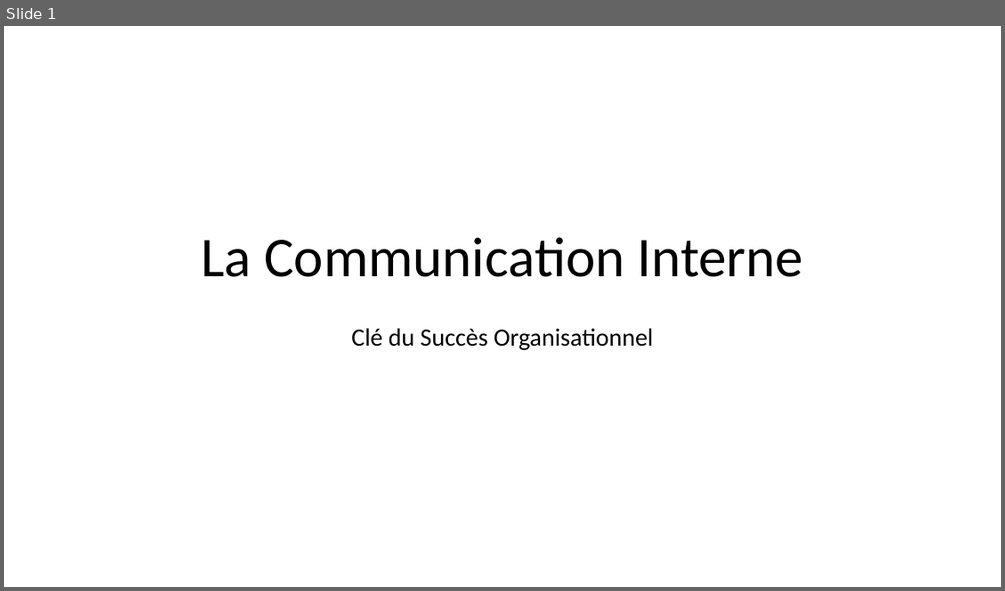
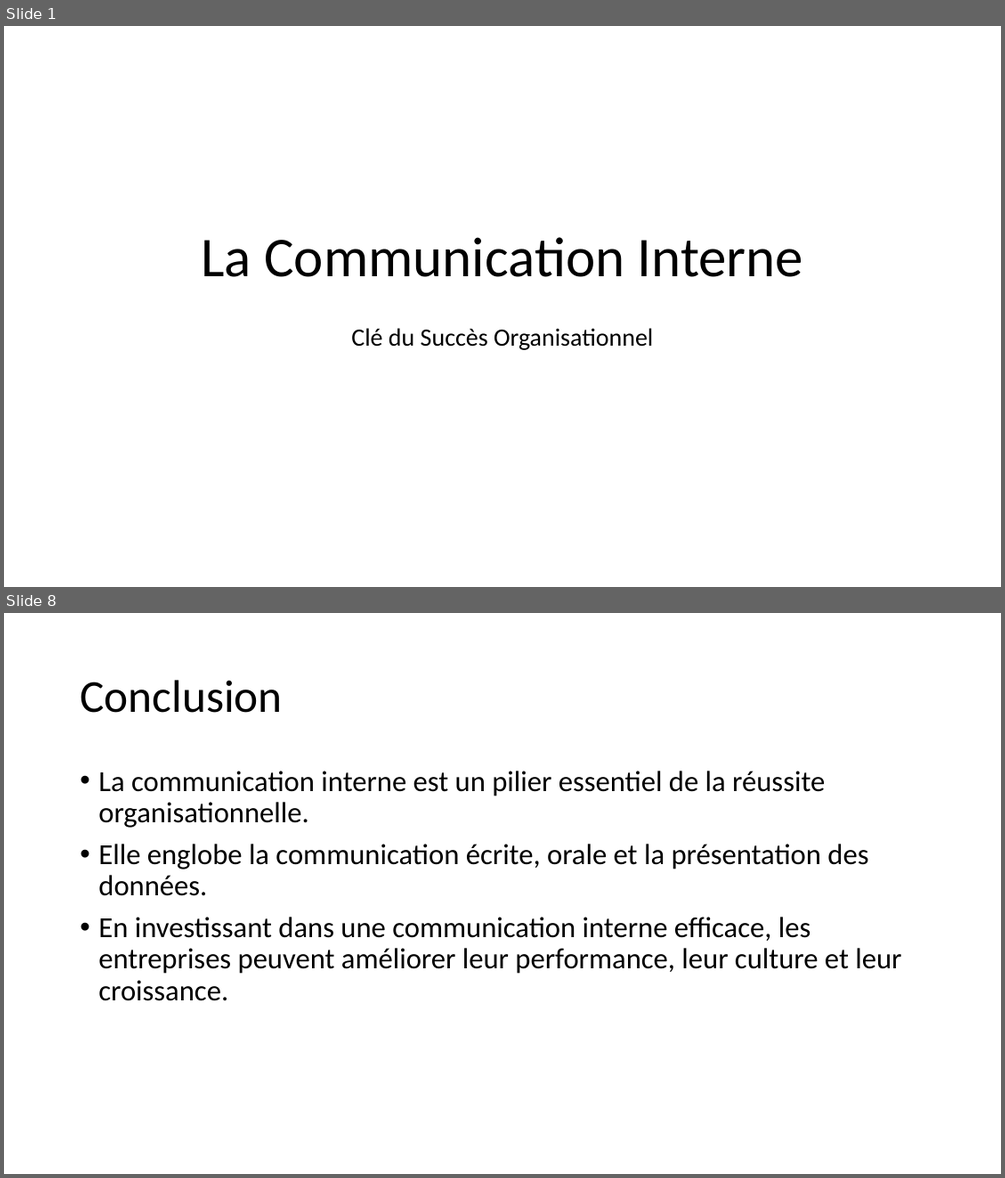
Before and after one commit to HlaimBTW/PPT-CommunicationInterne, a slide deck: Presentation.pptx. Shown one above the other, each under a label of ours: slide 1 before the commit, slides 1 and 8 after it; the slides between them are not shown. The pictures are 1005x591 and 1005x1178 pixels, drawn with LibreOffice and Linux fonts; fonts in the diff are those of the drawing. Boxes give left, top, right and bottom in pixels: in the first picture for what was removed or moved away, otherwise in the second. Text is boxed around its words. In the diff, an @@ line names an element or a change of style, - is before the commit and + after.

```diff
--- a/Presentation.pptx
+++ b/Presentation.pptx
@@ slide 8 added at <box>4,613,1001,1174</box>, background #FFFFFF @@
@@ title added at <box>80,680,283,713</box>, 44 pt, text #000000 @@
+Conclusion
@@ text added at <box>98,771,901,1001</box>, 28 pt, text #000000 @@
+• La communication interne est un pilier essentiel de la réussite organisationnelle.
+• Elle englobe la communication écrite, orale et la présentation des données.
+• En investissant dans une communication interne efficace, les entreprises peuvent améliorer leur performance, leur culture et leur croissance.
```
Also in this commit, not shown: 7 other slides added, 1 slide removed.
